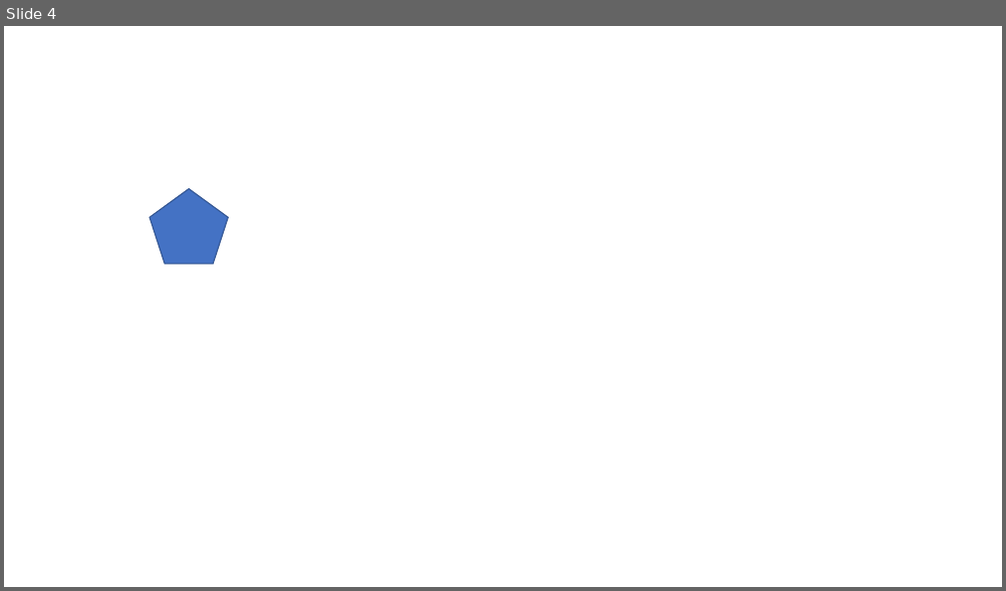
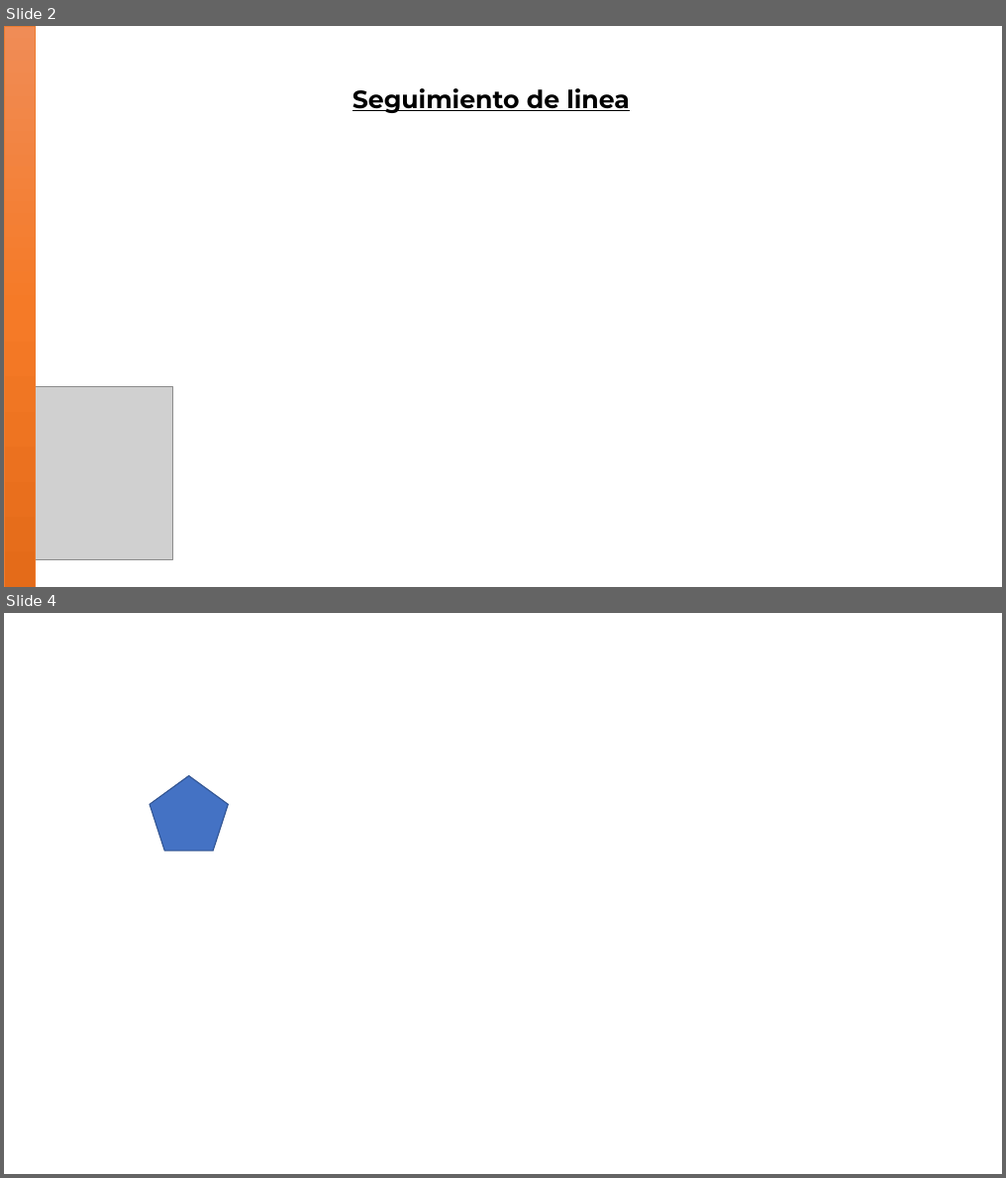
Before and after one commit to cruz-victor/animaciones, a slide deck: trayectoriaDeAnimaciones.pptx. Shown one above the other, each under a label of ours: slide 4 before the commit, slides 2 and 4 after it; the slides between them are not shown. The pictures are 1006x591 and 1006x1178 pixels, drawn with LibreOffice and Linux fonts; fonts in the diff are those of the drawing; grey boxes stand for pictures. Boxes give left, top, right and bottom in pixels: in the first picture for what was removed or moved away, otherwise in the second. Text is boxed around its words. In the diff, an @@ line names an element or a change of style, - is before the commit and + after.

```diff
--- a/trayectoriaDeAnimaciones.pptx
+++ b/trayectoriaDeAnimaciones.pptx
@@ slide 2 added at [4, 26, 1002, 587], background #FFFFFF @@
@@ rectangle added at [4, 26, 35, 587], fill gradient #F18C57 to #F67B28 to #E56C19, outline #ED7D31 0.5 pt @@
@@ text added at [352, 88, 630, 113], 24 pt, text #000000, bold, underline @@
+Seguimiento de linea
@@ picture added at [4, 386, 173, 560] @@
```
Also in this commit, not shown: 3 other slides added, 3 slides removed.
